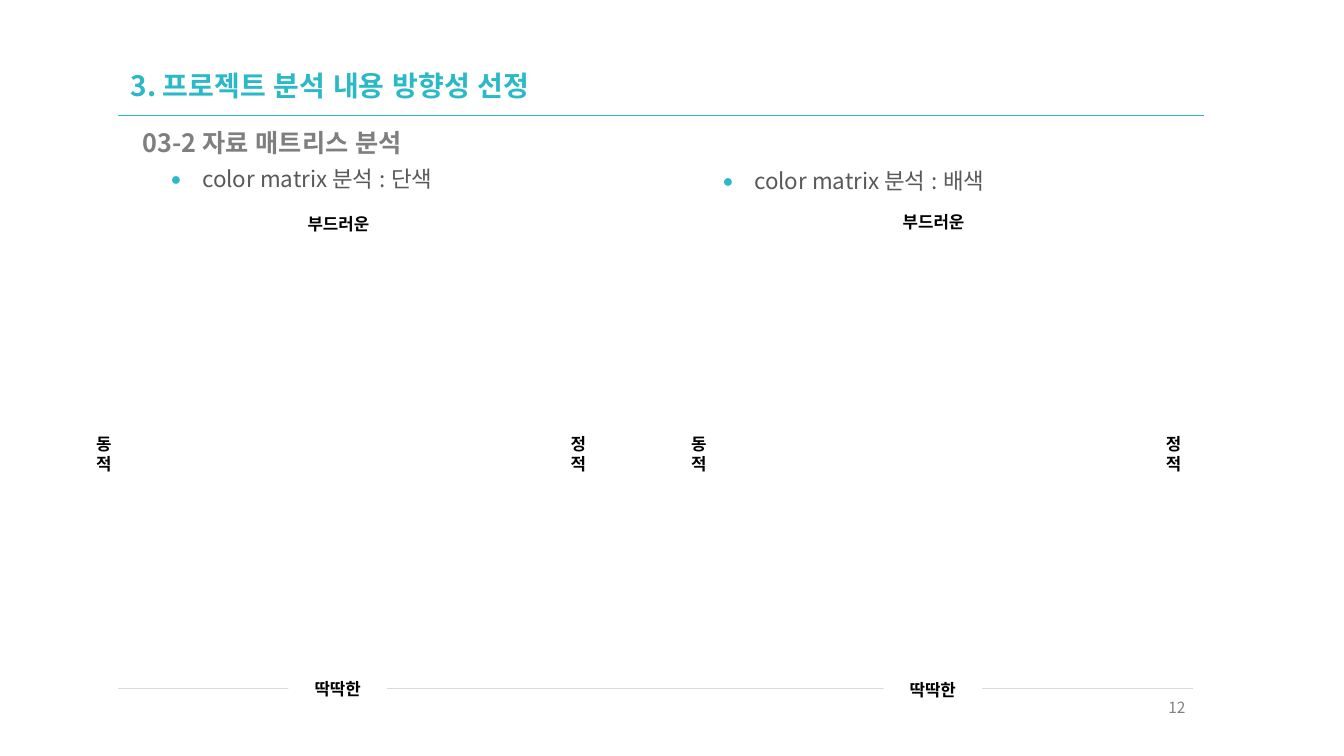
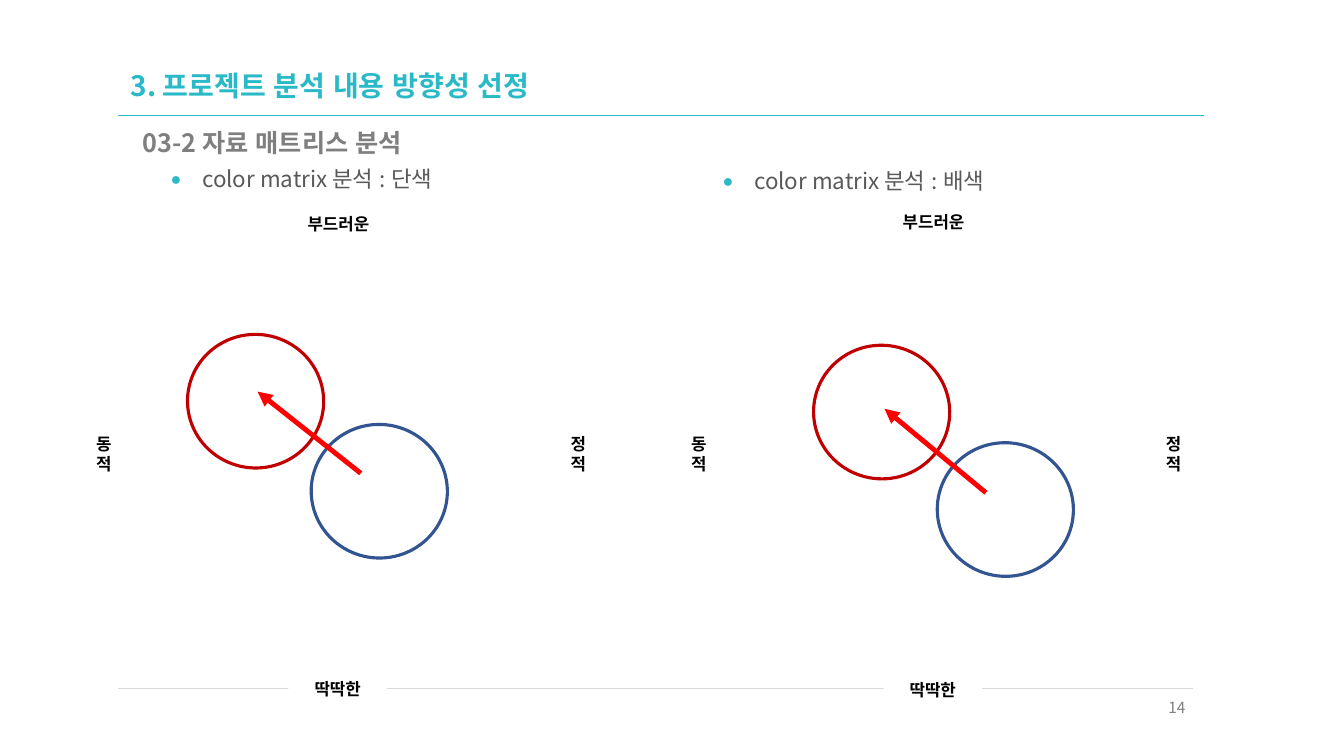
Before and after one commit to ekfka4863/frontEndCource_210901, a slide deck: slide 14 of source/n_01_UIUX요구분석_다나와닷컴.pptx (slide 12 before the commit). Drawn at 1344x756 pixels with LibreOffice and Linux fonts; fonts in the diff are those of the drawing; background and template pictures are left out. Boxes give left, top, right and bottom in pixels: in the first picture for what was removed or moved away, otherwise in the second. Text is boxed around its words. In the diff, an @@ line names an element or a change of style, - is before the commit and + after.

```diff
--- a/source/n_01_UIUX요구분석_다나와닷컴.pptx
+++ b/source/n_01_UIUX요구분석_다나와닷컴.pptx
@@ ellipse added at [181,328,330,475], outline #C00000 2.25 pt @@
@@ ellipse added at [806,338,957,488], outline #C00000 2.25 pt @@
@@ arrow added from (361, 474) to (258, 392), #FF0000 3.5 pt @@
@@ ellipse added at [305,418,454,565], outline #325491 2.25 pt @@
@@ arrow added from (986, 493) to (885, 409), #FF0000 3.5 pt @@
@@ ellipse added at [930,435,1081,584], outline #325491 2.25 pt @@
@@ page number at [1168,702,1185,713]: text changed @@
-12
+14
```
Also in this commit, not shown: 7 other slides changed, 2 slides added, 5 other files.
